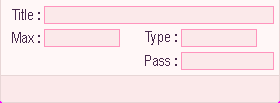
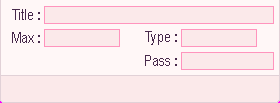
The second (280, 103) image is a revision of the first. Changes to its layers:
painted on "lines" over [0, 0, 280, 103]